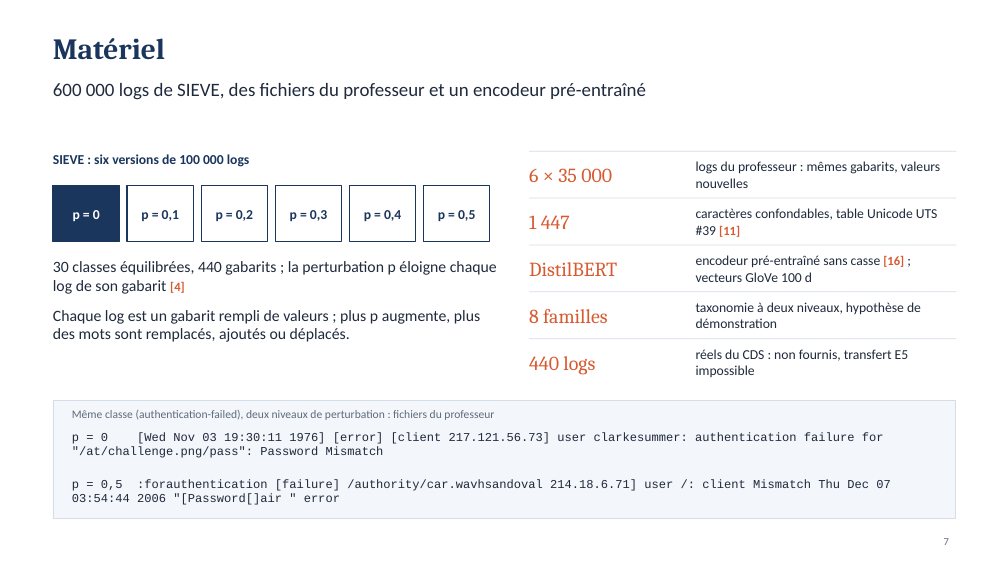
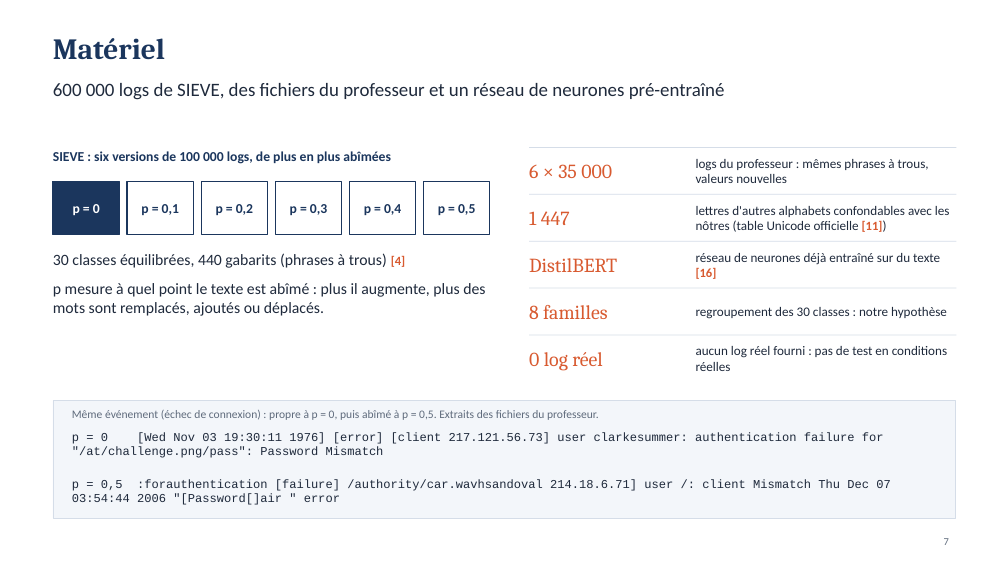
Before and after one commit to MADENIYOU/siem-open-world-log-classification, a slide deck: slide 7 of presentation/Soutenance_SIEM_monde_ouvert.pptx. Drawn at 1008x567 pixels with LibreOffice and Linux fonts; fonts in the diff are those of the drawing. Boxes give left, top, right and bottom in pixels: in the first picture for what was removed or moved away, otherwise in the second. Text is boxed around its words. In the diff, an @@ line names an element or a change of style, - is before the commit and + after.

```diff
--- a/presentation/Soutenance_SIEM_monde_ouvert.pptx
+++ b/presentation/Soutenance_SIEM_monde_ouvert.pptx
@@ text at (53,83,725,100): text changed @@
-600 000 logs de SIEVE, des fichiers du professeur et un encodeur pré-entraîné
+600 000 logs de SIEVE, des fichiers du professeur et un réseau de neurones pré-entraîné
@@ text at (53,151,391,164): text changed @@
-SIEVE : six versions de 100 000 logs
+SIEVE : six versions de 100 000 logs, de plus en plus abîmées
@@ text at (696,159,929,183): text changed; size 13 to 12.5 pt @@
-logs du professeur : mêmes gabarits, valeurs nouvelles
+logs du professeur : mêmes phrases à trous, valeurs nouvelles
@@ text "p = 0": place and size @@
-text "p = 0" at (73,210,100,221)
+text "p = 0" at (73,204,100,215)
@@ rectangle: place and size @@
-rectangle at (53,185,119,242)
+rectangle at (53,181,119,234)
@@ text "p = 0,1": place and size @@
-text "p = 0,1" at (141,210,179,221)
+text "p = 0,1" at (141,204,179,215)
@@ rectangle: place and size @@
-rectangle at (127,185,194,242)
+rectangle at (127,181,194,234)
@@ text "p = 0,2": place and size @@
-text "p = 0,2" at (216,210,253,221)
+text "p = 0,2" at (216,204,253,215)
@@ rectangle: place and size @@
-rectangle at (201,185,268,242)
+rectangle at (201,181,268,234)
@@ text "p = 0,3": place and size @@
-text "p = 0,3" at (290,210,327,221)
+text "p = 0,3" at (290,204,327,215)
@@ rectangle: place and size @@
-rectangle at (275,185,342,242)
+rectangle at (275,181,342,234)
@@ text "p = 0,4": place and size @@
-text "p = 0,4" at (364,210,401,221)
+text "p = 0,4" at (364,204,401,215)
@@ rectangle: place and size @@
-rectangle at (349,185,416,242)
+rectangle at (349,181,416,234)
@@ text "p = 0,5": place and size @@
-text "p = 0,5" at (438,210,475,221)
+text "p = 0,5" at (438,204,475,215)
@@ rectangle: place and size @@
-rectangle at (423,185,490,242)
+rectangle at (423,181,490,234)
@@ text at (696,206,950,232): text changed; size 13 to 12.5 pt @@
-caractères confondables, table Unicode UTS #39 [11]
+lettres d'autres alphabets confondables avec les nôtres (table Unicode officielle [11])
@@ text at (53,253,485,316): text changed @@
-30 classes équilibrées, 440 gabarits ; la perturbation p éloigne chaque log de son gabarit [4]
-Chaque log est un gabarit rempli de valeurs ; plus p augmente, plus des mots sont remplacés, ajoutés ou déplacés.
+30 classes équilibrées, 440 gabarits (phrases à trous) [4]
+p mesure à quel point le texte est abîmé : plus il augmente, plus des mots sont remplacés, ajoutés ou déplacés.
@@ text at (696,253,940,279): text changed; size 13 to 12.5 pt @@
-encodeur pré-entraîné sans casse [16] ; vecteurs GloVe 100 d
+réseau de neurones déjà entraîné sur du texte [16]
@@ text at (696,307,947,319): text changed; size 13 to 12.5 pt @@
-taxonomie à deux niveaux, hypothèse de démonstration
+regroupement des 30 classes : notre hypothèse
@@ 5 lines, 4 texts: place and size @@
-5 lines, 4 texts at (529,151,957,339)
+5 lines, 4 texts at (529,147,957,335)
@@ text at (529,352,603,371): text changed @@
-440 logs
+0 log réel
@@ text at (696,346,947,371): text changed; size 13 to 12.5 pt @@
-réels du CDS : non fournis, transfert E5 impossible
+aucun log réel fourni : pas de test en conditions réelles
@@ text at (72,410,599,420): text changed @@
-Même classe (authentication-failed), deux niveaux de perturbation : fichiers du professeur
+Même événement (échec de connexion) : propre à p = 0, puis abîmé à p = 0,5. Extraits des fichiers du professeur.
```
Also in this commit, not shown: 16 other slides changed, 3 slides added, 3 other files.
